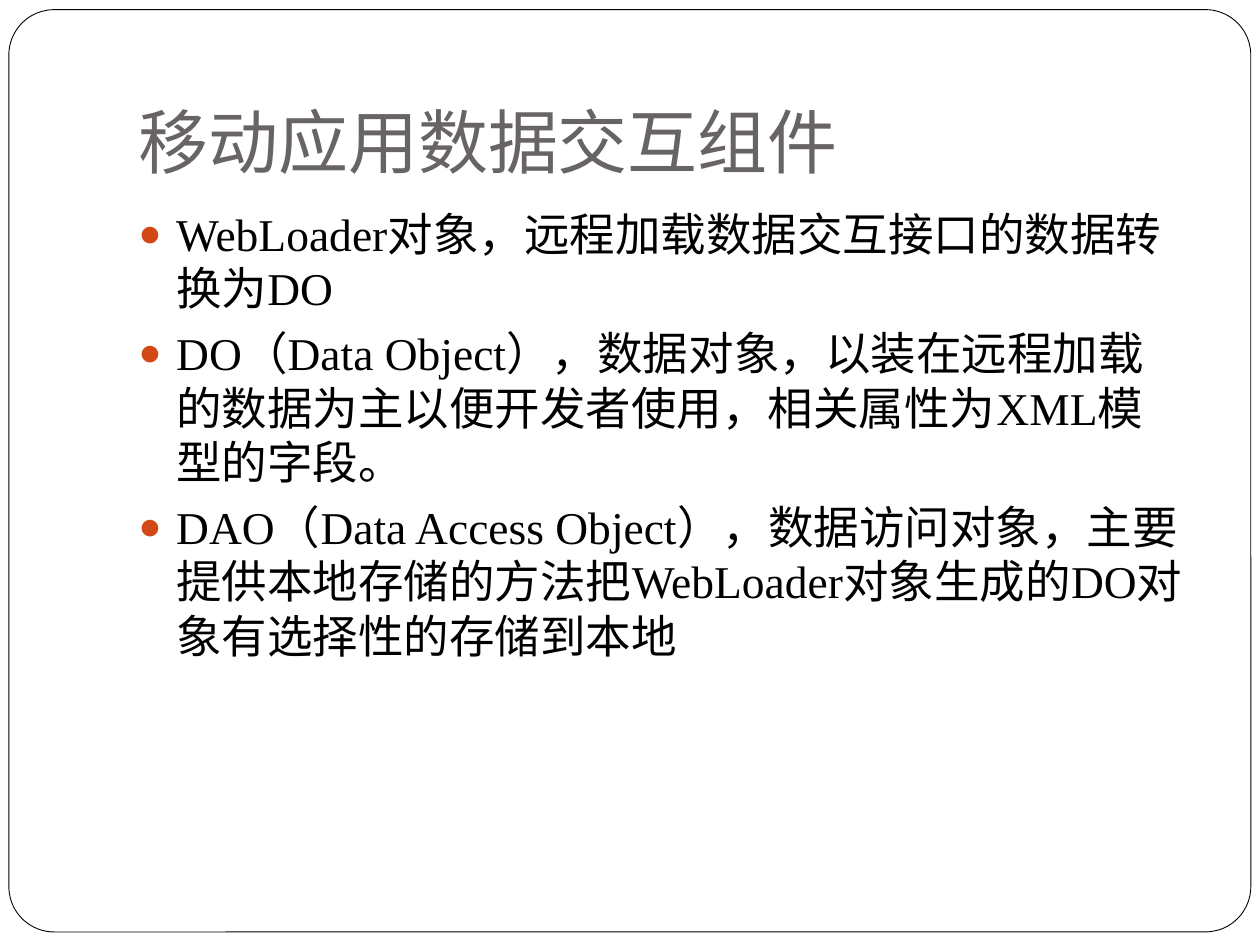
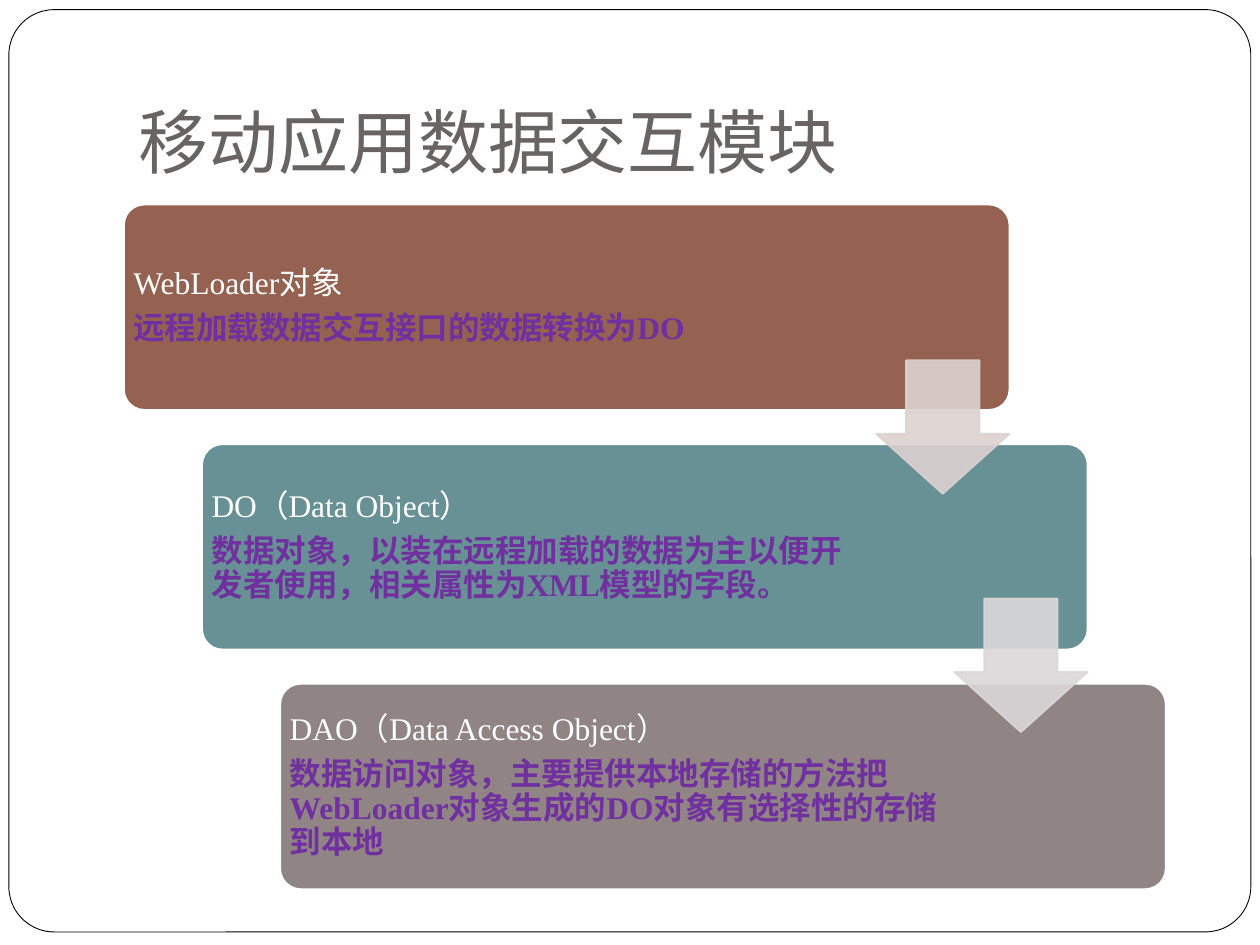
Before and after one commit to alucard263096/MyPaper, a slide deck: slide 9 of 论文PPT.pptx (slide 10 before the commit). Drawn at 1260x945 pixels with LibreOffice and Linux fonts; fonts in the diff are those of the drawing. Boxes give left, top, right and bottom in pixels: in the first picture for what was removed or moved away, otherwise in the second. Text is boxed around its words. In the diff, an @@ line names an element or a change of style, - is before the commit and + after.

Commit message:
PPT

```diff
--- a/论文PPT.pptx
+++ b/论文PPT.pptx
@@ title at <box>138,109,837,174</box>: text changed @@
-移动应用数据交互组件
+移动应用数据交互模块
@@ text removed at <box>176,216,1182,602</box> @@
-● WebLoader对象，远程加载数据交互接口的数据转换为DO
-● DO（Data Object），数据对象，以装在远程加载的数据为主以便开发者使用，相关属性为XML模型的字段。
-● DAO（Data Access Object），数据访问对象，主要提供本地存储的方法把WebLoader对象生成的DO对象有选择性的存储到本地
@@ group added at <box>123,204,1166,890</box>: 3 rounded rectangles, 3 texts, 2 down arrows @@
+WebLoader对象
+远程加载数据交互接口的数据转换为DO
+DO（Data Object）
+数据对象，以装在远程加载的数据为主以便开发者使用，相关属性为XML模型的字段。
+DAO（Data Access Object）
+数据访问对象，主要提供本地存储的方法把WebLoader对象生成的DO对象有选择性的存储到本地
```
Also in this commit, not shown: 8 other slides changed, 2 slides added, 5 slides removed, 1 other file.
